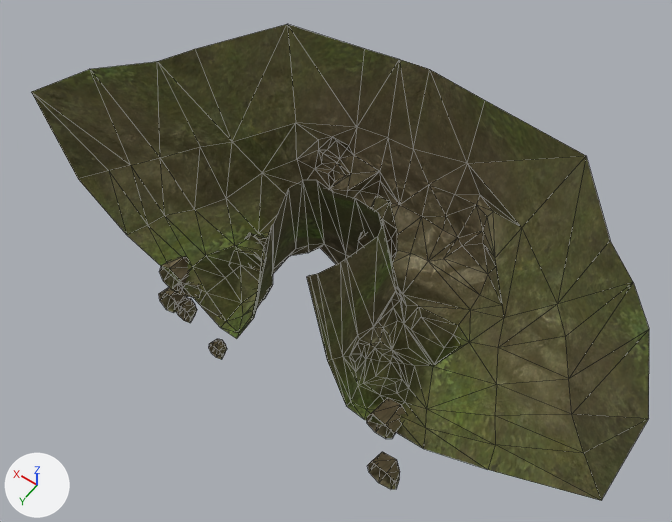
What one commit did to the OBJ model sceneobjs/juqing_fuben_395/juqing_fuben_395_dongkou.obj.
Camera for both pictures: a 50 mm lens placed at (-529.0, 624.0, 1130.0), pointed at (34.0, -164.0, -108.0). Every picture has the same lights, and +X, +Y and +Z are marked at lower left. Mesh edges are drawn as thin lines. Where no turn or scale is listed for an object, it has been applied to the vertices.

Names of what the first picture shows: 'juqing_fuben_395_dongkou'.
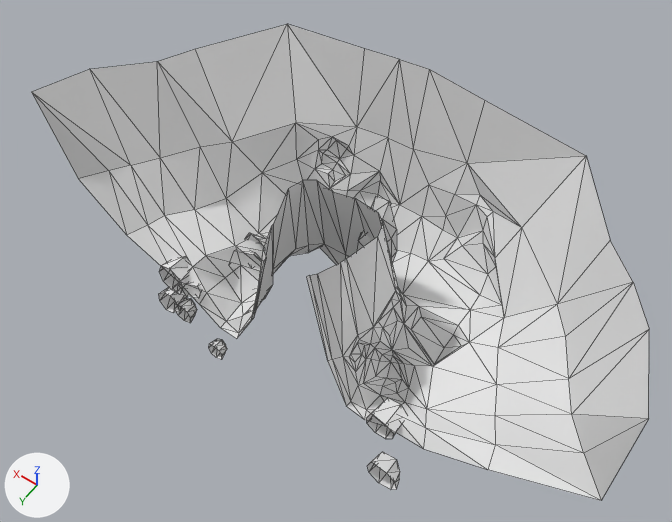
Edits to the bpy script that builds the scene:
```text
Add mat_material_1_1:
    mat_material_1_1 = principled_material('material_1')
    mat_material_1_1.base_color = (0.8, 0.8, 0.8)  # white #e7e7e7
    mat_material_1_1.roughness = 1.0
Change me_juqing_fuben_395_dongkou:
    where me_juqing_fuben_395_dongkou.from_pydata(...)  # 401 vertices, 654 faces; spans x -520.0..501.0, y -381.0..12.0, z -414.0..185.0
    remove me_juqing_fuben_395_dongkou.materials.append(mat_material_1)  # picture img_juqing_fuben_395_dongkou_png
    add me_juqing_fuben_395_dongkou.materials.append(mat_material_1_1)  # white #e7e7e7
```

What differs and where, as boxes (x1, y1, x2, y2) in the pictures (672 x 522 px):
'juqing_fuben_395_dongkou', recoloured (yellow to grey)
    both: (31, 24, 649, 500)
